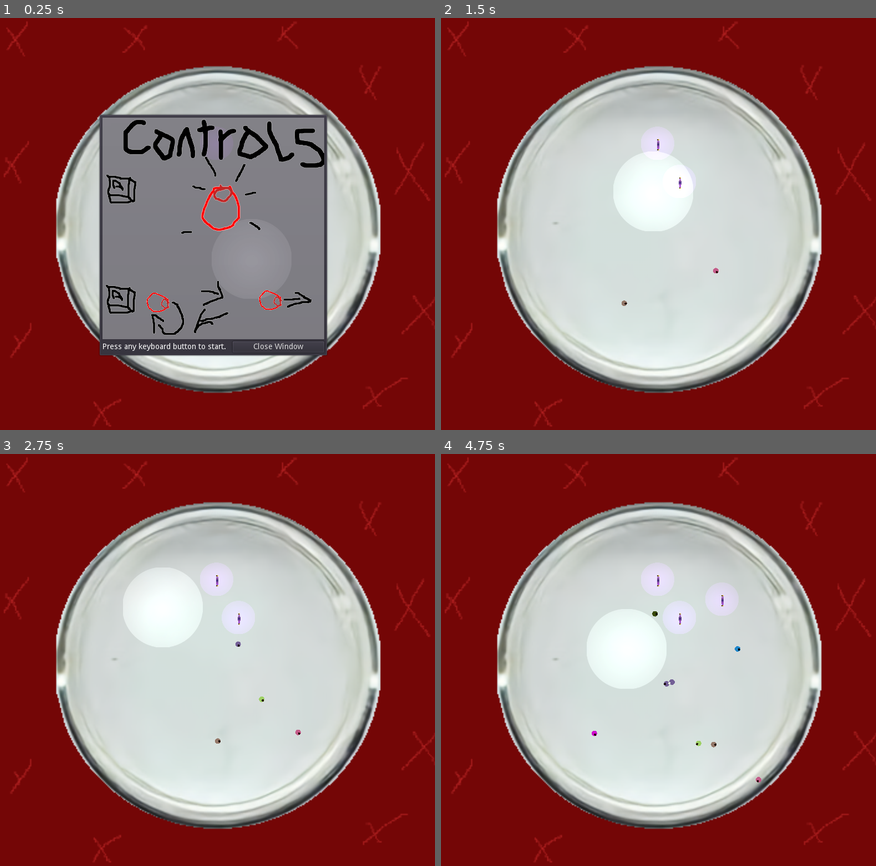
Above: before the commit, frames 1-4 (two rows, left to right).
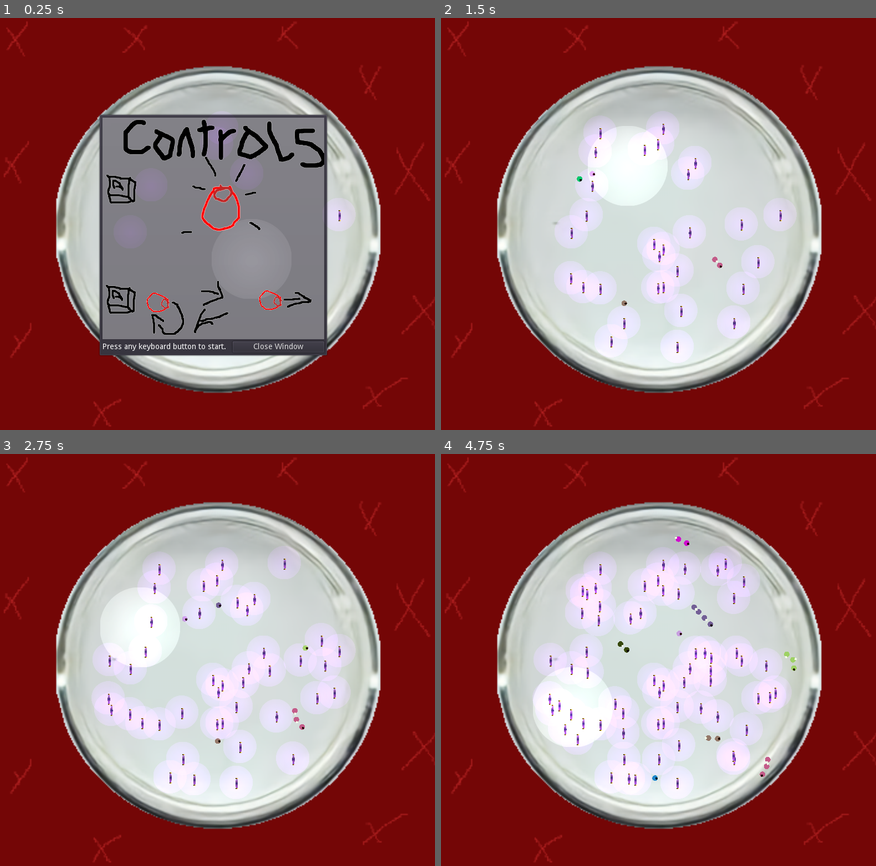
Above: after the commit, the same moments.

Repository: KaizNike/Wormies-Minus
Game: Godot game, scene res://src/Main/Main.tscn
The game is run twice, just before and just after one commit, with the same random seed, the same clock (stepped at 60 frames per second) and the same inputs.
Inputs (mouse positions are in pixels of both pictures, inside the frame that each line leads up to):
- Up to frame 1 (0.25 s): no input
- Up to frame 2 (1.5 s): tap Enter at 0.5 s; move the mouse to (749, 207) at 0.52 s; hold Up (ui_up) 0.53-1.28 s; hold Middle mouse button (spawn_enemy) 0.53-1.28 s; move the mouse to (567, 248) at 1.27 s; hold Down (ui_down) from 1.28 s (still down); click (567, 248) at 1.35 s
- Up to frame 3 (2.75 s): tap Middle mouse button (spawn_enemy) at 1.55 s; move the mouse to (256, 573) at 2.02 s; release Down (ui_down) at 2.03 s; hold Up (ui_up) from 2.03 s (still down); hold Middle mouse button (spawn_enemy) from 2.03 s (still down)
- Up to frame 4 (4.75 s): move the mouse to (632, 750) at 2.77 s; release Middle mouse button (spawn_enemy) at 2.78 s; tap Middle mouse button (spawn_enemy) at 2.85, 3.8, 4.35 s; move the mouse to (789, 725) at 3.52 s; release Up (ui_up) at 3.53 s; press the mouse at (789, 725) at 3.53 s; hold Down (ui_down) from 3.53 s (still down); move the mouse to (519, 602) at 4.27 s; release the mouse at (519, 602) at 4.28 s

The runs differ from the first frame. In frame 1, 0.3% of the frame differs, in the area x 50-81%, y 26-51%; in frame 2, 9.0%; in frame 3, 11%; in frame 4, 17%, in the area x 21-82%, y 20-82%.

Commit message:
Remove messy data (try 2)

Diff:
--- a/Wormies Minus/src/Actors/Player.gd
+++ b/Wormies Minus/src/Actors/Player.gd
@@ -9,6 +9,7 @@
 var color = Color()
 var ai_controlled = false
 var last_hazard
+var next_door_neighbor
 
 export (PackedScene) var BodyScene; var links = []; var links_img = []
 var pos_start = Vector2(0, 0); var size_body_link = 5; var num_links = 10; var dt = 15
@@ -114,7 +115,9 @@
 
 
 func _on_DieSpot_body_entered(body):
-	if body.is_in_group("body") and button != body.id:
+#	if body.is_in_group("body") and button != body.id:
+#		natural_death()
+	if body.is_in_group("body") and body != next_door_neighbor:
 		natural_death()
 	pass # Replace with function body.
 
--- a/Wormies Minus/src/Actors/PlayerFull.gd
+++ b/Wormies Minus/src/Actors/PlayerFull.gd
@@ -54,6 +54,7 @@
 			if index % 2 == 0:
 				Globals.emit_signal("death_canister", child.global_position)
 		index += 1
+	Globals.emit_signal("detect_death")
 	queue_free()
 #	self.visible = false;
 #	timer.start()
@@ -64,7 +65,9 @@
 	var scene_instance = BodyScene.instance()
 	scene_instance.id = button
 	scene_instance.color = color
-	scene_instance.followBody = followBodyFull.get_node("BodyLock")
+	scene_instance.followBody = followBodyFull.get_node("BodySpawn")
+	if scene_instance.followBody == $Player:
+		$Player.next_door_neighbor = scene_instance
 #	scene_instance.global_transform = followBodyFull.get_node("BodySpawn").global_transform
 	scene_instance.position = followBodyFull.position
 #	scene_instance.position = followBodyFull.get_node("BodyLock").position
--- a/Wormies Minus/src/Main/GameScene.gd
+++ b/Wormies Minus/src/Main/GameScene.gd
@@ -1,5 +1,6 @@
 extends Node2D
 
+var Event = "none"
 var players = []
 var ais = []
 var playersNum = 0
@@ -17,6 +18,7 @@
 # Called when the node enters the scene tree for the first time.
 func _ready() -> void:
 	Globals.connect("death_canister",self,"spawn_canister")
+	Globals.connect("detect_death",self,"wormy_died")
 #	print(OS.window_size)
 	pass # Replace with function body.
 
@@ -39,6 +41,7 @@
 		var scene_instance = PlayerScene.instance()
 		if first == false:
 			first = true
+			get_parent().game_start()
 			$AudioStreamPlayer.play()
 			get_parent().get_node("UI").visible = false
 #			$Control.visible = false
@@ -66,31 +69,6 @@
 	canistersNum -= 1
 
 
-func _on_Timer_timeout():
-	placed = false
-	if placed == false:
-		if canistersNum < 64:
-#
-#			placed = true
-			var point = Vector2(rand_range(0,OS.window_size.x),
-			rand_range(0,OS.window_size.y))
-	#		point = Vector2(400,220)
-			var space_state = get_world_2d().direct_space_state
-			var result = space_state.intersect_point(point, 2, [], 1, true, true)
-	#		print(result)
-			for part in result:
-				if part.collider == $SpawnArea:
-					print("PUSH")
-					spawn_canister(point)
-					print(canistersNum)
-					placed = true
-		else:
-			print("FULL!")
-#			print(point)
-#		placed = false
-	pass # Replace with function body.
-
-
 func change_spawn_loc():
 	lightPlaced = false
 	while (lightPlaced == false):
@@ -140,7 +118,9 @@
 
 func spawn_ai():
 	if spawner_disabled:
-			return
+		return
+	if playersNum > 48:
+		return
 
 	var finished = false
 	var AIid = 0
@@ -162,3 +142,59 @@
 	$PlayArea.connect("body_exited", scene_instance, "_on_PlayArea_body_exited")
 	add_child(scene_instance)
 	spawn_rand(scene_instance)
+
+func breeding_frenzy(duration, event):
+	$SpawnAiTimer.stop()
+	$SpawnAiTimer.wait_time = 0.2
+	$SpawnAiTimer.start()
+	Event = event
+	$EventDuration.wait_time = duration
+	$EventDuration.start()
+#	yield(get_tree().create_timer(duration),"timeout")
+#	$SpawnAiTimer.wait_time = 15
+
+func feeding_time(duration, event):
+	$GrowthCanTimer.stop()
+	$GrowthCanTimer.wait_time = 0.01
+	$GrowthCanTimer.start()
+	Event = event
+	$EventDuration.wait_time = duration
+	$EventDuration.start()
+
+func _on_EventDuration_timeout():
+	if Event == "breedingfrenzy":
+		$SpawnAiTimer.stop()
+		$SpawnAiTimer.wait_time = 15
+		$SpawnAiTimer.start()
+	elif Event == "feedingtime":
+		$GrowthCanTimer.stop()
+		$GrowthCanTimer.wait_time = 7.5
+		$GrowthCanTimer.start()
+	pass # Replace with function body.
+
+
+func _on_GrowthCanTimer_timeout():
+	placed = false
+	if placed == false:
+		if canistersNum < 64:
+#			placed = true
+			var point = Vector2(rand_range(0,OS.window_size.x),
+			rand_range(0,OS.window_size.y))
+	#		point = Vector2(400,220)
+			var space_state = get_world_2d().direct_space_state
+			var result = space_state.intersect_point(point, 2, [], 1, true, true)
+	#		print(result)
+			for part in result:
+				if part.collider == $SpawnArea:
+					print("PUSH")
+					spawn_canister(point)
+					print(canistersNum)
+					placed = true
+		else:
+			print("FULL!")
+#			print(point)
+#		placed = false
+	pass # Replace with function body.
+
+func wormy_died():
+	playersNum -= 1
--- a/Wormies Minus/src/Main/GameScene.tscn
+++ b/Wormies Minus/src/Main/GameScene.tscn
@@ -49,7 +49,7 @@
 [node name="SpawnLocation" type="Node2D" parent="."]
 position = Vector2( 407.092, 379.952 )
 
-[node name="Timer" type="Timer" parent="."]
+[node name="GrowthCanTimer" type="Timer" parent="."]
 autostart = true
 
 [node name="SpawnLantern" type="Light2D" parent="."]
@@ -83,8 +83,12 @@
 [node name="AudioStreamPlayer" type="AudioStreamPlayer" parent="."]
 stream = ExtResource( 2 )
 
-[connection signal="timeout" from="Timer" to="." method="_on_Timer_timeout"]
+[node name="EventDuration" type="Timer" parent="."]
+one_shot = true
+
+[connection signal="timeout" from="GrowthCanTimer" to="." method="_on_GrowthCanTimer_timeout"]
 [connection signal="area_entered" from="SpawnLantern/SpawnPrevention" to="." method="_on_SpawnPrevention_area_entered"]
 [connection signal="area_exited" from="SpawnLantern/SpawnPrevention" to="." method="_on_SpawnPrevention_area_exited"]
 [connection signal="timeout" from="SpawnLanternTimer" to="." method="_on_SpawnLanternTimer_timeout"]
 [connection signal="timeout" from="SpawnAiTimer" to="." method="_on_SpawnAiTimer_timeout"]
+[connection signal="timeout" from="EventDuration" to="." method="_on_EventDuration_timeout"]
--- /dev/null
+++ b/Wormies Minus/src/Main/Main.gd
@@ -0,0 +1,46 @@
+extends Node
+
+var event = "none"
+# Declare member variables here. Examples:
+# var a = 2
+# var b = "text"
+
+
+# Called when the node enters the scene tree for the first time.
+func _ready():
+	randomize()
+	event = "feedingtime"
+	$GameScene.feeding_time(randi() % 24, event)
+	pass # Replace with function body.
+
+
+# Called every frame. 'delta' is the elapsed time since the previous frame.
+#func _process(delta):
+#	pass
+
+
+func _on_EventTimer_timeout():
+	random_event()
+	pass # Replace with function body.
+
+
+func game_start():
+	$EventTimer.start()
+	print("Events started!")
+
+func random_event():
+	var rand = randf()
+	if rand < 0.5:
+		event = "breedingfrenzy"
+		$Chirps/breedingfrenzy.play()
+		$GameScene.breeding_frenzy(randi() % 20, event)
+		return
+	elif rand > 0.5:
+		event = "feedingtime"
+		$Chirps/feedingtime.play()
+		$GameScene.feeding_time(randi() % 28, event)
+
+
+func _on_EventDuration_timeout():
+	event = "none"
+	pass # Replace with function body.
--- a/Wormies Minus/src/Main/Main.tscn
+++ b/Wormies Minus/src/Main/Main.tscn
@@ -1,10 +1,30 @@
-[gd_scene load_steps=3 format=2]
+[gd_scene load_steps=6 format=2]
 
 [ext_resource path="res://src/Main/UI.tscn" type="PackedScene" id=1]
 [ext_resource path="res://src/Main/GameScene.tscn" type="PackedScene" id=2]
+[ext_resource path="res://Assets/breedingfrenzy.wav" type="AudioStream" id=3]
+[ext_resource path="res://src/Main/Main.gd" type="Script" id=4]
+[ext_resource path="res://Assets/feedingtime.wav" type="AudioStream" id=5]
 
 [node name="Main" type="Node"]
+script = ExtResource( 4 )
 
 [node name="GameScene" parent="." instance=ExtResource( 2 )]
 
 [node name="UI" parent="." instance=ExtResource( 1 )]
+
+[node name="Chirps" type="Node" parent="."]
+
+[node name="breedingfrenzy" type="AudioStreamPlayer" parent="Chirps"]
+stream = ExtResource( 3 )
+
+[node name="feedingtime" type="AudioStreamPlayer" parent="Chirps"]
+stream = ExtResource( 5 )
+
+[node name="EventTimer" type="Timer" parent="."]
+wait_time = 64.0
+
+[connection signal="timeout" from="GameScene/EventDuration" to="." method="_on_EventDuration_timeout"]
+[connection signal="timeout" from="EventTimer" to="." method="_on_EventTimer_timeout"]
+
+[editable path="GameScene"]
--- a/Wormies Minus/src/Objects/GrowthCanister.tscn
+++ b/Wormies Minus/src/Objects/GrowthCanister.tscn
@@ -37,4 +37,5 @@
 
 [node name="CollisionShape2D" type="CollisionShape2D" parent="GoodieDetect"]
 shape = SubResource( 2 )
+
 [connection signal="body_entered" from="." to="." method="_on_GrowthCanister_body_entered"]
--- a/Wormies Minus/src/Scripts/Globals.gd
+++ b/Wormies Minus/src/Scripts/Globals.gd
@@ -1,6 +1,7 @@
 extends Node
 
 signal death_canister(pos)
+signal detect_death()
 # Declare member variables here. Examples:
 # var a = 2
 # var b = "text"
Not shown, added: Wormies Minus/Assets/breedingfrenzy.wav.import
Not shown, added: Wormies Minus/Assets/feedingtime.wav.import
Not shown, added: Project/birthrand1.wav
Not shown, added: Project/breedingfrenzy.wav
Not shown, added: Project/dead.wav
Not shown, added: Project/eaten.wav
Not shown, added: Project/feedingtime.wav
Not shown, added: Wormies Minus/Assets/breedingfrenzy.wav
Not shown, added: Wormies Minus/Assets/feedingtime.wav
